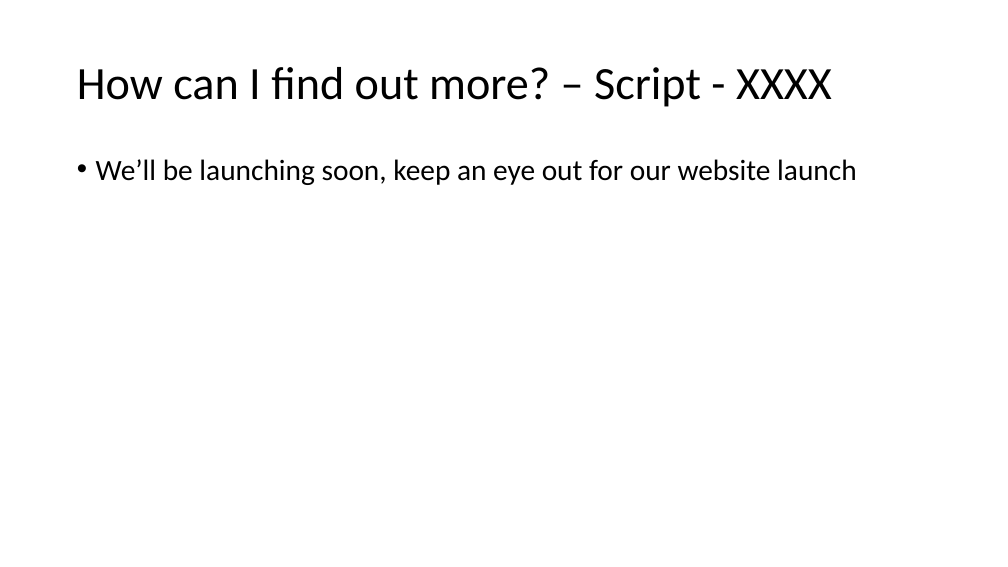
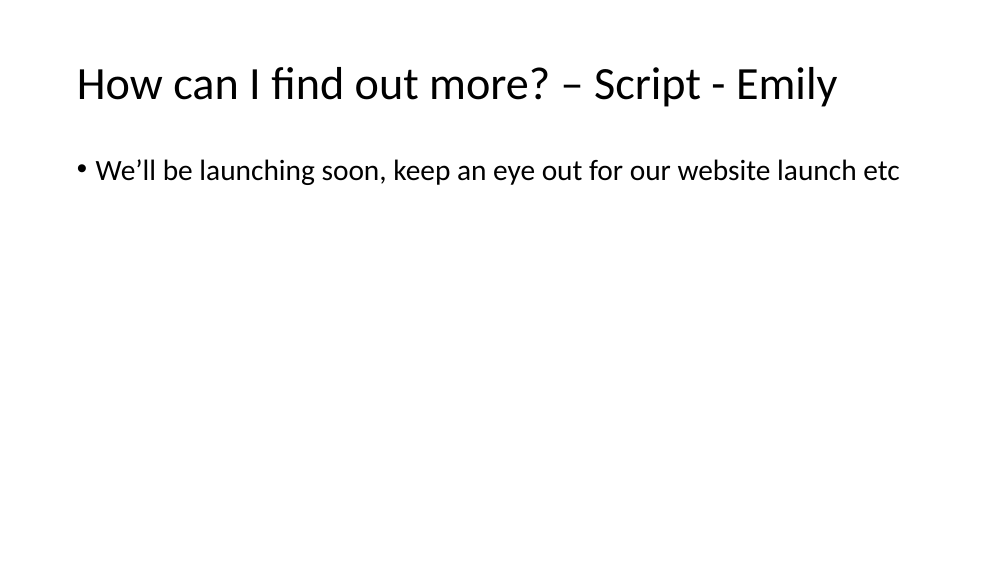
Before and after one commit to Brandon-M-Tech/Project-Assignment-3, a slide deck: slide 18 of storyboard-draft.pptx. Drawn at 1008x567 pixels with LibreOffice and Linux fonts; fonts in the diff are those of the drawing. Boxes give left, top, right and bottom in pixels: in the first picture for what was removed or moved away, otherwise in the second. Text is boxed around its words. In the diff, an @@ line names an element or a change of style, - is before the commit and + after.

Commit message:
updated storyboard with draft script

```diff
--- a/storyboard-draft.pptx
+++ b/storyboard-draft.pptx
@@ title at (x1=77, y1=67, x2=837, y2=107): text changed @@
-How can I find out more? – Script - XXXX
+How can I find out more? – Script - Emily
@@ text at (x1=96, y1=159, x2=899, y2=185): text changed @@
-• We’ll be launching soon, keep an eye out for our website launch
+• We’ll be launching soon, keep an eye out for our website launch etc
```
Also in this commit, not shown: 3 other slides changed.
